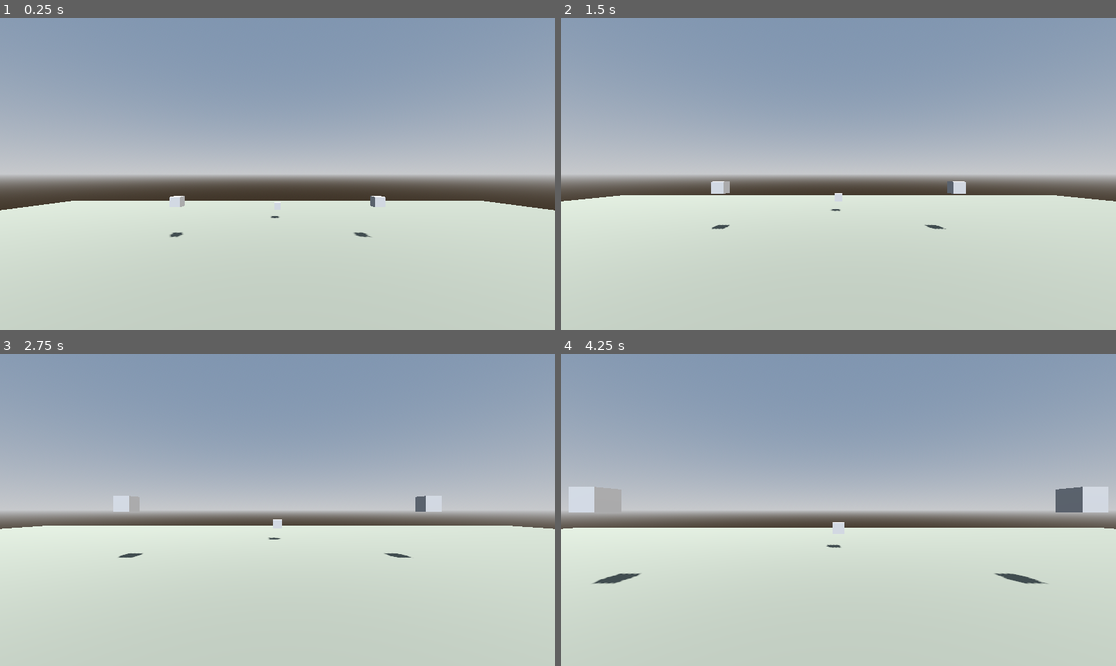
Above: before the commit, frames 1-4 (two rows, left to right).
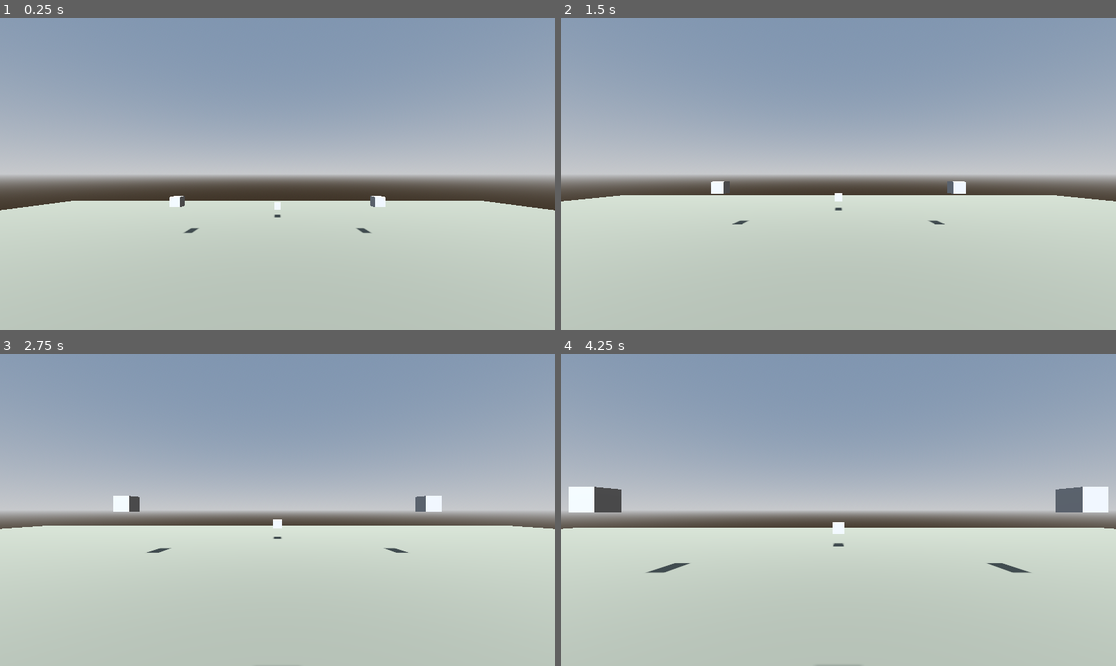
Above: after the commit, the same moments.

Repository: lmf-git/fpp-ik-ads
Game: Godot game, scene res://scenes/main.tscn
Two runs of this game, one before a commit and one after it. Both use one fixed random seed, a clock stepped at 60 frames per second and the inputs below.
Inputs (mouse positions are in pixels of both pictures, inside the frame that each line leads up to):
- Up to frame 1 (0.25 s): no input
- Up to frame 2 (1.5 s): tap Enter (ui_accept) at 0.5 s; move the mouse to (866, 174) at 0.52 s; hold Right mouse button (aim_down_sights) 0.53-1.28 s; hold W (move_forward) from 0.53 s (still down); tap Space (jump) at 0.77 s; move the mouse to (810, 174) at 1.27 s; tap C (crouch) at 1.35 s
- Up to frame 3 (2.75 s): keep holding W (move_forward); tap Space (jump) at 1.52 s; move the mouse to (288, 503) at 2.02 s; click (288, 503) at 2.1 s
- Up to frame 4 (4.25 s): keep holding W (move_forward); move the mouse to (832, 516) at 2.77 s; tap Shift (sprint) at 2.85 s; tap Space (jump) at 3.02, 3.77 s; move the mouse to (877, 513) at 3.52 s; hold Right mouse button (aim_down_sights) from 3.53 s (still down)

The runs differ from the first frame. In frame 1, 0.3% of the frame differs, in the area x 30-70%, y 57-71%; in frame 2, 0.4%; in frame 3, 0.6%; in frame 4, 1.8%, in the area x 1-99%, y 42-100%.

Commit message:
Fix DirectionalLight3D scale warning
Changed the DirectionalLight3D transform to use a clean rotation-only
matrix, eliminating the warning about scale not affecting light size.

The light now uses a simple 45-degree X-axis rotation for angled
sunlight, with no scale component.

Diff:
--- a/scenes/main.tscn
+++ b/scenes/main.tscn
@@ -39,7 +39,7 @@
 environment = SubResource("Environment_1")
 
 [node name="DirectionalLight3D" type="DirectionalLight3D" parent="."]
-transform = Transform3D(0.866, -0.433, 0.25, 0, 0.5, 0.866, -0.5, -0.75, 0.433, 0, 10, 0)
+transform = Transform3D(1, 0, 0, 0, 0.707107, 0.707107, 0, -0.707107, 0.707107, 0, 10, 0)
 shadow_enabled = true
 
 [node name="Ground" type="StaticBody3D" parent="."]
